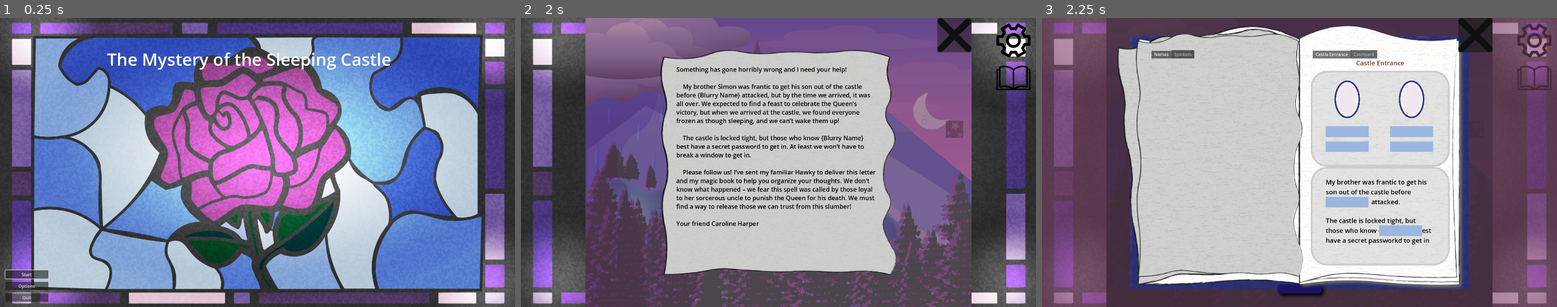
Above: before the commit, frames 1-3 (left to right).
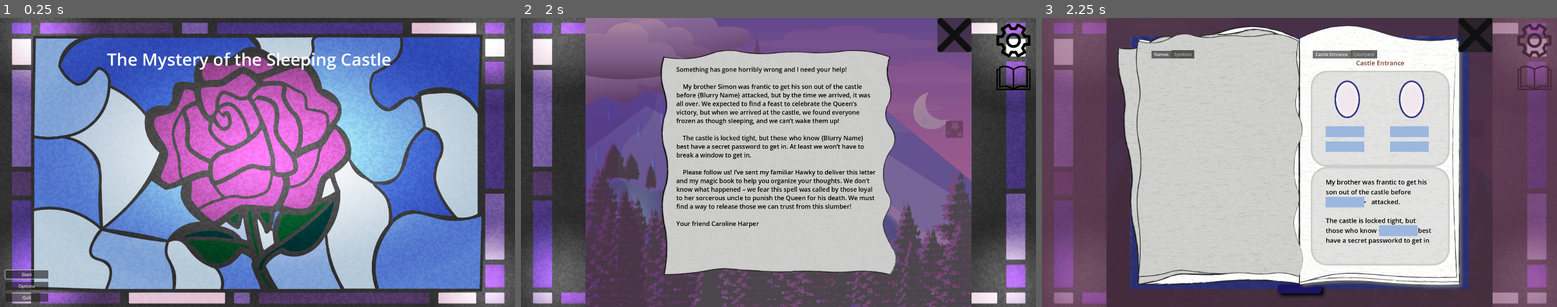
Above: after the commit, the same moments.

Repository: hwfwalton/SleepingCastleAlpha
Game: Godot game, scene res://root.tscn
The game is run twice, just before and just after one commit, with the same random seed, the same clock (stepped at 60 frames per second) and the same inputs.
Inputs (mouse positions are in pixels of both pictures, inside the frame that each line leads up to):
- Up to frame 1 (0.25 s): no input
- Up to frame 2 (2 s): click "Start" at 0.5 s; click (727, 202) at 1.25 s
- Up to frame 3 (2.25 s): click (1536, 78) at 2 s

Frames 1-2 are identical in both runs. In frame 3, 0.2% of the frame differs, in the area x 62-76%, y 37-76%.

Commit message:
Make the clue items narrow to try to make the stables puzzle fit

Diff:
--- a/BookView/book_view_clue_item.tscn
+++ b/BookView/book_view_clue_item.tscn
@@ -3,11 +3,11 @@
 [ext_resource type="Script" path="res://BookView/book_view_clue_item.gd" id="1_g813t"]
 
 [node name="BookViewClueItem" type="PanelContainer"]
-custom_minimum_size = Vector2(160, 40)
+custom_minimum_size = Vector2(144, 40)
 anchors_preset = 15
 anchor_right = 1.0
 anchor_bottom = 1.0
-offset_right = -1760.0
+offset_right = -1776.0
 offset_bottom = -1040.0
 grow_horizontal = 2
 grow_vertical = 2
--- a/BookView/book_view_clue_item_combined.tscn
+++ b/BookView/book_view_clue_item_combined.tscn
@@ -8,7 +8,7 @@
 anchors_preset = 15
 anchor_right = 1.0
 anchor_bottom = 1.0
-offset_right = -1760.0
+offset_right = -1776.0
 offset_bottom = -1040.0
 grow_horizontal = 2
 grow_vertical = 2
@@ -19,7 +19,7 @@
 layout_mode = 2
 
 [node name="BookViewClueItemDraggable" parent="." instance=ExtResource("2_7w4s7")]
-position = Vector2(80, 20)
+position = Vector2(72, 20)
 
 [connection signal="mouse_entered" from="." to="." method="_on_mouse_entered"]
 [connection signal="mouse_exited" from="." to="." method="_on_mouse_exited"]
--- a/BookView/book_view_clue_item_draggable.tscn
+++ b/BookView/book_view_clue_item_draggable.tscn
@@ -4,15 +4,15 @@
 [ext_resource type="PackedScene" uid="uid://d3tc64mctqeyy" path="res://BookView/book_view_clue_item.tscn" id="1_jl8sd"]
 
 [sub_resource type="RectangleShape2D" id="RectangleShape2D_mwhik"]
-size = Vector2(160, 40)
+size = Vector2(144, 40)
 
 [node name="BookViewClueItemDraggable" type="Node2D"]
 script = ExtResource("1_8wk7c")
 
 [node name="BookViewClueItem" parent="." instance=ExtResource("1_jl8sd")]
-offset_left = -76.0
+offset_left = -72.0
 offset_top = -20.0
-offset_right = 76.0
+offset_right = 72.0
 offset_bottom = 20.0
 mouse_filter = 1
 
--- a/BookView/book_view_clue_slot.tscn
+++ b/BookView/book_view_clue_slot.tscn
@@ -5,10 +5,10 @@
 [ext_resource type="PackedScene" uid="uid://d3tc64mctqeyy" path="res://BookView/book_view_clue_item.tscn" id="3_3hknp"]
 
 [sub_resource type="RectangleShape2D" id="RectangleShape2D_rqjxy"]
-size = Vector2(160, 40)
+size = Vector2(144, 40)
 
 [node name="BookViewClueSlot" type="Control" groups=["clue_slot"]]
-custom_minimum_size = Vector2(160, 40)
+custom_minimum_size = Vector2(144, 40)
 layout_mode = 3
 anchors_preset = 0
 offset_right = 40.0
@@ -17,16 +17,16 @@
 script = ExtResource("1_0kqaq")
 
 [node name="BookViewClueSlotCollider" type="StaticBody2D" parent="." groups=["droppable"]]
-position = Vector2(80, 20)
+position = Vector2(72, 20)
 script = ExtResource("2_jw3ni")
 
 [node name="CollisionShape2D" type="CollisionShape2D" parent="BookViewClueSlotCollider"]
 shape = SubResource("RectangleShape2D_rqjxy")
 
 [node name="ColorRect" type="ColorRect" parent="BookViewClueSlotCollider"]
-offset_left = -80.0
+offset_left = -72.0
 offset_top = -20.0
-offset_right = 80.0
+offset_right = 72.0
 offset_bottom = 20.0
 
 [node name="BookViewClueItem" parent="." instance=ExtResource("3_3hknp")]
@@ -34,7 +34,7 @@
 anchors_preset = 0
 anchor_right = 0.0
 anchor_bottom = 0.0
-offset_right = 160.0
+offset_right = 144.0
 offset_bottom = 40.0
 grow_horizontal = 1
 grow_vertical = 1
